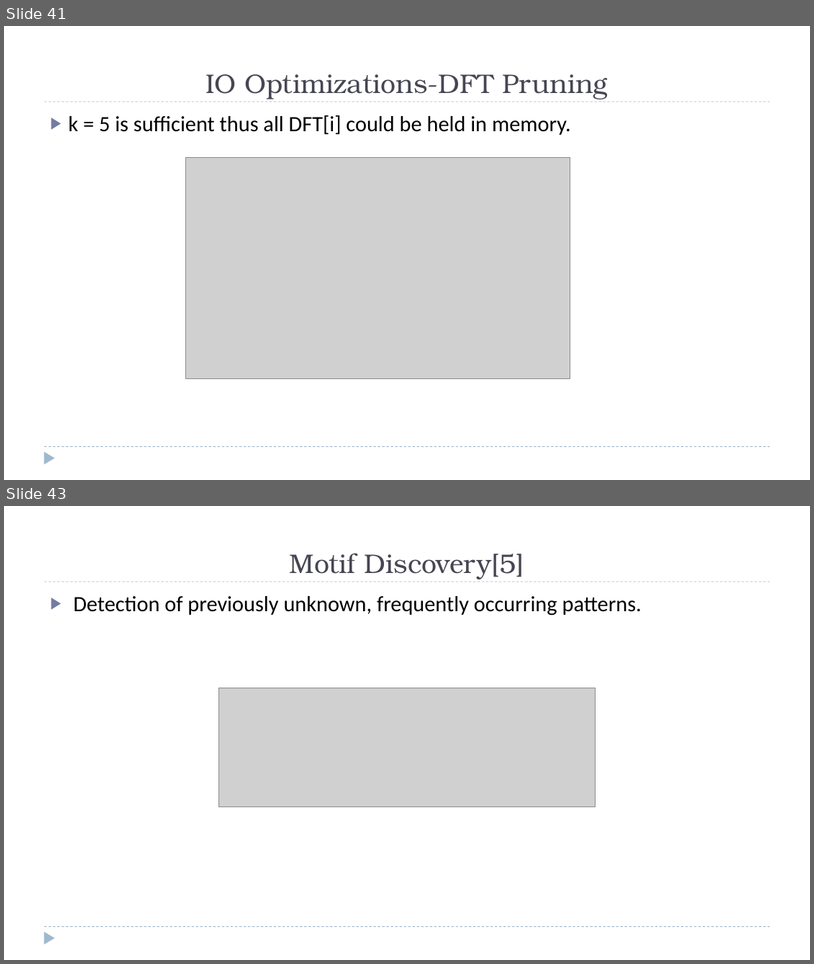
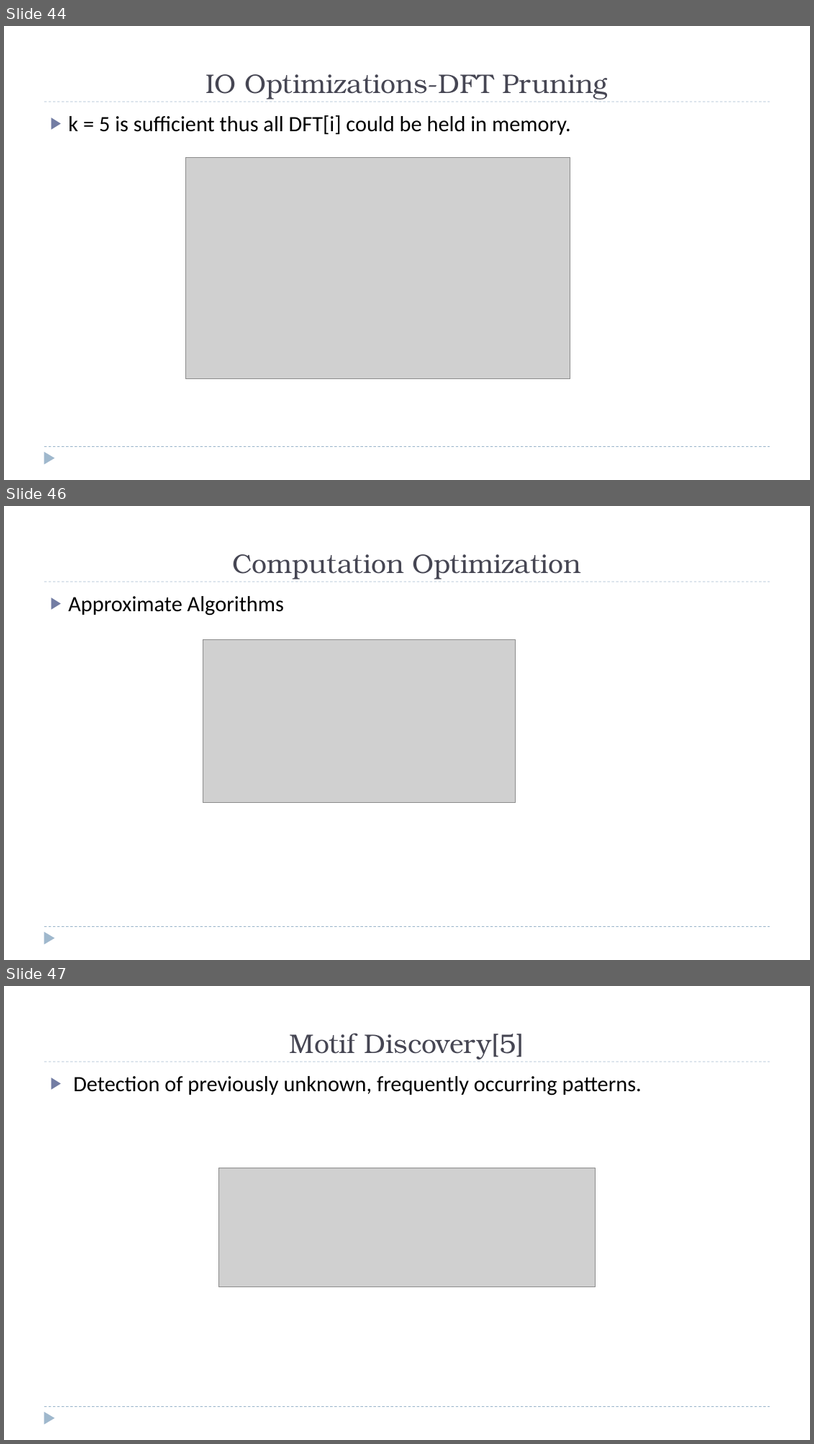
Before and after one commit to zixiaojindao/time-series-survey, a slide deck: slide/tsdm.pptx. Shown one above the other, each under a label of ours: slides 41 and 43 before the commit, slides 44, 46 and 47 after it; the slides between them are not shown. The pictures are 814x964 and 814x1444 pixels, drawn with LibreOffice and Linux fonts; fonts in the diff are those of the drawing; grey boxes stand for pictures. Boxes give left, top, right and bottom in pixels: in the first picture for what was removed or moved away, otherwise in the second. Text is boxed around its words. In the diff, an @@ line names an element or a change of style, - is before the commit and + after.

```diff
--- a/slide/tsdm.pptx
+++ b/slide/tsdm.pptx
@@ slide 46 added at (4,506,810,960), background #FFFFFF; not listed: 3 template elements that a slide beside it also shows @@
@@ title added at (232,554,581,579), 32 pt, text #464653 @@
+Computation Optimization
@@ text added at (68,596,284,615), 26 pt, text #000000 @@
+▶ Approximate Algorithms
@@ picture added at (203,639,516,803) @@
@@ what was slide 41 is now slide 44 @@
@@ what was slide 43 is now slide 47 @@
```
Also in this commit, not shown: 3 slides changed, 4 other slides added, 1 slide removed.
